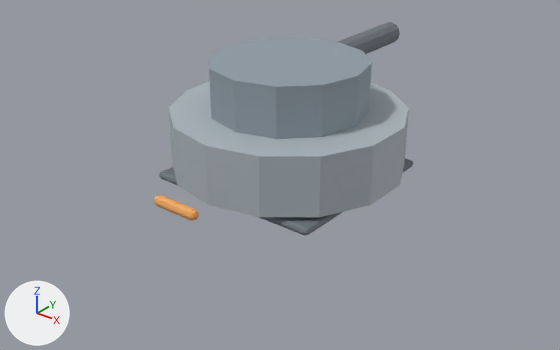
The glTF model game/assets/models/dir_turret.glb, before and after one commit.
The view is the same before and after, from a 50 mm lens placed at (2.24, -2.87, 1.77), pointed at (0.04, -0.12, 0.07). The lights are fixed; the arrows at lower left show +X, +Y and +Z. The first picture is the older version. Vertices at exactly the same position are counted once.

Objects in the first picture: 'dir_turret'.
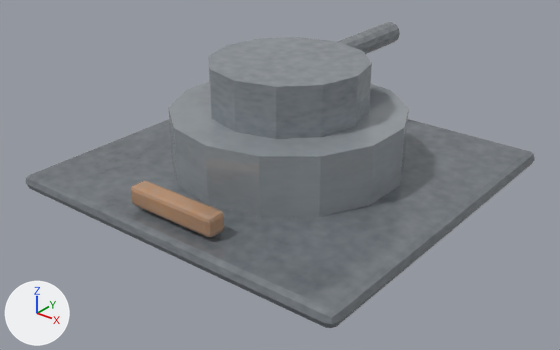
Where the change shows, as pixel boxes (x1, y1, x2, y2) in the pictures (560 x 350 px):
'dir_turret', reshaped (96% wider, 43% taller)
    before: (154, 22, 413, 235)
    after: (26, 22, 535, 328)
part 1 of me_cube_044, added
    after: (26, 119, 535, 328)
part 2 of me_cube_044, added (beige)
    after: (131, 181, 224, 237)
part 3 of me_cube_044, deleted (orange)
    before: (154, 195, 199, 221)
part 4 of me_cube_044, deleted
    before: (159, 159, 413, 235)
part 5 of me_cube_044, recoloured
    both: (337, 22, 400, 54)
part 6 of me_cube_044, recoloured
    both: (168, 82, 409, 217)
part 7 of me_cube_044, recoloured
    both: (208, 37, 372, 139)

The edits, one by one:
Picture 'dir_turret_rough' (img_dir_turret_rough) is new.
Picture 'dir_turret_diff' (img_dir_turret_diff) is new.
Material 'dir_turret_baked' (mat_dir_turret_baked) is new.
Uses the picture img_dir_turret_diff.
Uses the picture img_dir_turret_rough.
me_cube_044 is used by ob_dir_turret; location (0.0, 0.0, 0.0).
me_cube_044 had 180 vertices, 340 faces and spanned x -0.58..0.58, y -0.82..0.95, z 0.02..0.63.
me_cube_044 no longer uses material mat_orange_0_0 (orange #f5ad65).
me_cube_044 now has 188 vertices, 356 faces and spans x -0.95..0.95, y -0.95..0.95, z 0.0..0.63.
me_cube_044 part 1: a new loose piece of 56 vertices spanning x -0.95..0.95, y -0.95..0.95, z 0.0..0.08, in mat_dir_turret_baked.
me_cube_044 part 2: a new loose piece of 56 vertices spanning x -0.25..0.25, y -0.85..-0.75, z 0.1..0.2, in mat_dir_turret_baked.
me_cube_044 part 3: the loose piece of 56 vertices spanning x -0.12..0.12, y -0.82..-0.78, z 0.12..0.18 is deleted.
me_cube_044 part 4: the loose piece of 48 vertices spanning x -0.47..0.47, y -0.47..0.47, z 0.02..0.06 is deleted.
me_cube_044 part 5: 44 faces spanning x -0.06..0.06, y 0.05..0.95, z 0.5..0.62 switch from mat_gundark_0_0 (grey #737c84) to mat_dir_turret_baked.
me_cube_044 part 6: 52 faces spanning x -0.58..0.58, y -0.6..0.6, z 0.08..0.38 switch from mat_plate_0_0 (light grey #b1bcc2) to mat_dir_turret_baked.
me_cube_044 part 7: 44 faces spanning x -0.4..0.4, y -0.4..0.4, z 0.37..0.63 switch from mat_gun_0_0 (grey #95a2ac) to mat_dir_turret_baked.
